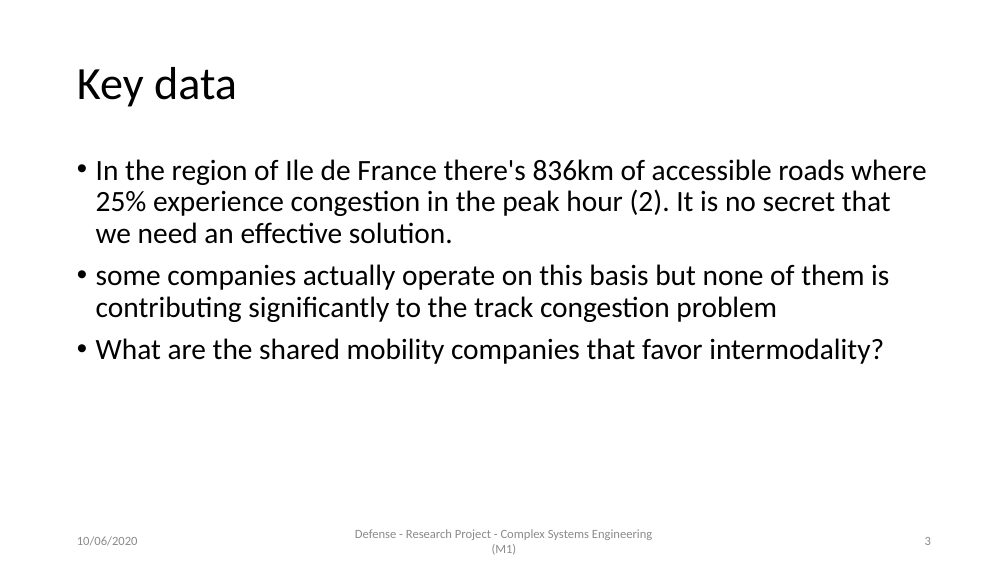
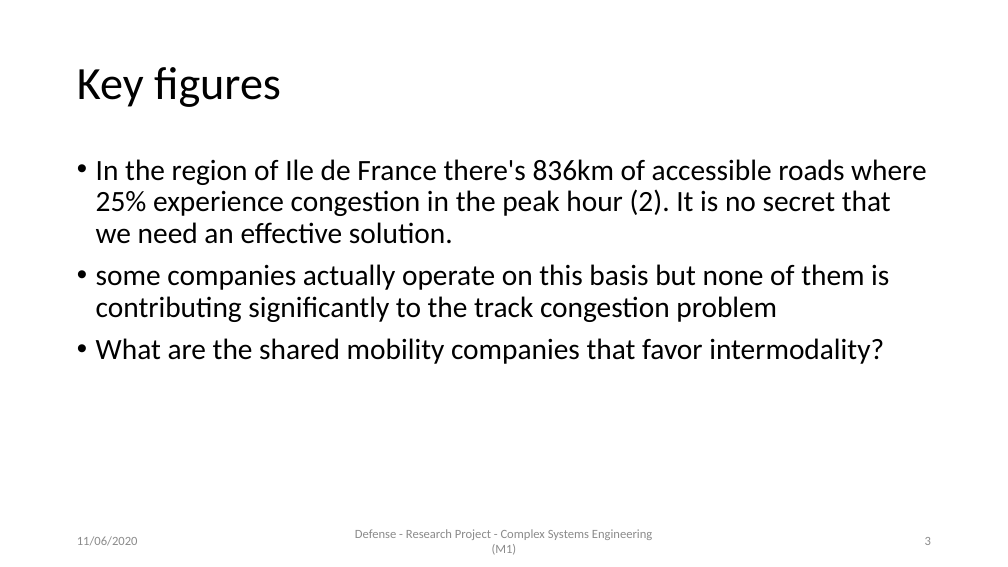
Before and after one commit to AymanABDELHAMID/OD_MTO_DARP, a slide deck: slide 3 of Presentation/presentation_AymanMahmoud.pptx. Drawn at 1008x567 pixels with LibreOffice and Linux fonts; fonts in the diff are those of the drawing. Boxes give left, top, right and bottom in pixels: in the first picture for what was removed or moved away, otherwise in the second. Text is boxed around its words. In the diff, an @@ line names an element or a change of style, - is before the commit and + after.

```diff
--- a/Presentation/presentation_AymanMahmoud.pptx
+++ b/Presentation/presentation_AymanMahmoud.pptx
@@ title at [77,67,281,107]: text changed @@
-Key data
+Key figures
@@ text at [77,536,138,546]: text changed @@
-10/06/2020
+11/06/2020
```
Also in this commit, not shown: 27 other slides changed, 5 slides added, 4 other files.
